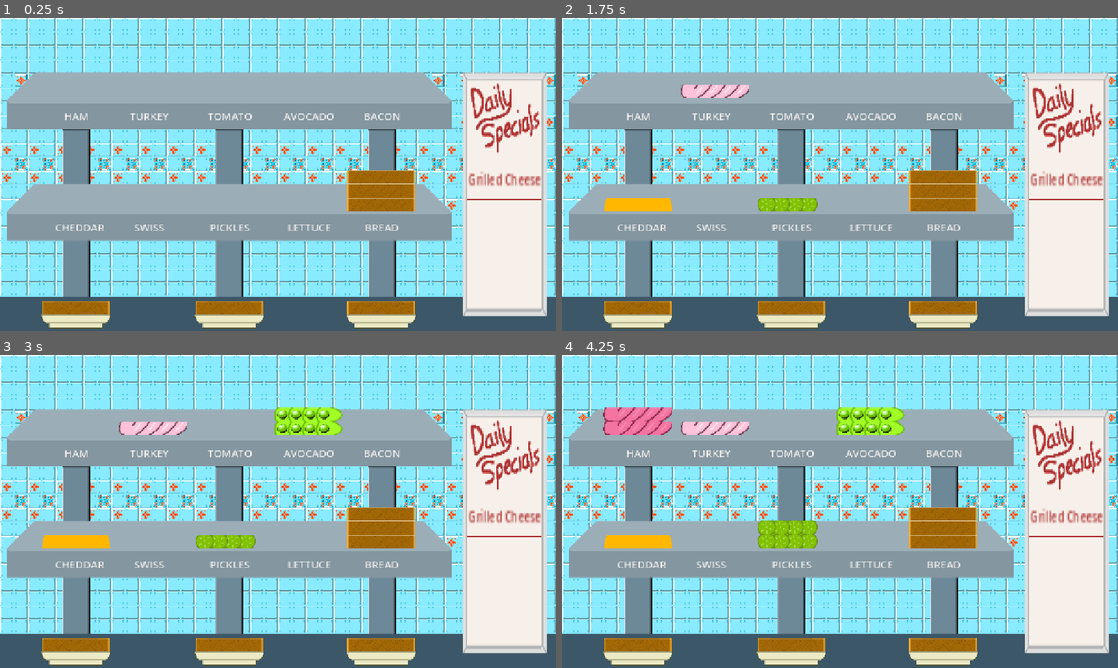
Above: before the commit, frames 1-4 (two rows, left to right).
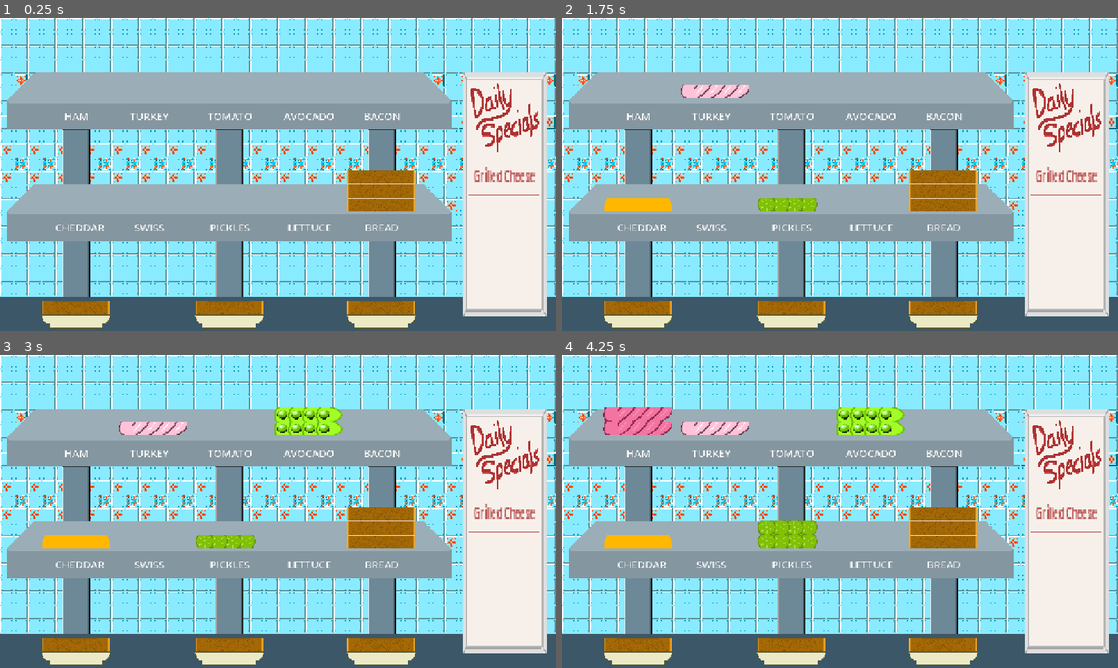
Above: after the commit, the same moments.

Repository: hachitomo/sandwich-slammer
Game: Godot game, scene res://scenes/game.tscn
The game is run twice, just before and just after one commit, with the same random seed, the same clock (stepped at 60 frames per second) and the same inputs.
Inputs:
- Up to frame 1 (0.25 s): no input
- Up to frame 2 (1.75 s): tap Enter (ui_accept) at 0.5, 0.77, 1.52 s; hold Right (ui_right) 0.53-1.28 s; hold Down (ui_down) from 1.28 s (still down)
- Up to frame 3 (3 s): tap Enter (ui_accept) at 2 s; release Down (ui_down) at 2.03 s; hold Right (ui_right) 2.03-2.78 s; hold Up (ui_up) from 2.78 s (still down)
- Up to frame 4 (4.25 s): tap Enter (ui_accept) at 3.02, 3.5, 3.77 s; release Up (ui_up) at 3.53 s; hold Left (ui_left) from 3.53 s (still down)

The runs differ from the first frame. In frame 1, 9.2% of the frame differs, in the area x 0-100%, y 0-99%; in frame 2, 9.3%; in frame 3, 9.5%; in frame 4, 9.6%.

Commit message:
Scoreboard reverse ordering and clipping fixed

Diff:
--- a/project.godot
+++ b/project.godot
@@ -54,6 +54,7 @@
 
 [rendering]
 
+textures/canvas_textures/default_texture_filter=0
 rendering_device/driver.windows="d3d12"
 renderer/rendering_method="gl_compatibility"
 renderer/rendering_method.mobile="gl_compatibility"
--- a/scenes/whiteboard.gd
+++ b/scenes/whiteboard.gd
@@ -1,7 +1,4 @@
 extends Node2D
-
-#TODO
-# Display order scores as they go out in the orders box
 
 var daily_special: Types.recipe
 
@@ -21,7 +18,15 @@
 	return Types.recipe_name(daily_special)
 
 func score(order: Order) -> void:
+	var lbl = Label.new()
+	lbl.text = Types.recipe_name(order.recipe_match) + ": " + str(order.get_total())
+	lbl.add_theme_color_override("font_color" , Color("#ac3232"))
+	lbl.add_theme_font_size_override("font_size", 8)
+	$Specials/Orders.add_child(lbl)
+	$Specials/Orders.move_child(lbl,0)
 
-	print("Order up!!!")
-	print(Types.recipe_name(order.recipe_match))
-	print("Score: ", order.base)
+func get_modifier_report(order: Order) -> String:
+	var result = ""
+	for mod in order.modifiers:
+		result  = result + Types.modifier_name(mod) + ": " + str(Types.modifier_bonus(mod)) + "\n"
+	return result
--- a/scenes/whiteboard.tscn
+++ b/scenes/whiteboard.tscn
@@ -22,15 +22,17 @@
 region_rect = Rect2(330, 342, 84, 57)
 
 [node name="Specials" type="VBoxContainer" parent="." unique_id=1276349011]
+clip_children = 2
+clip_contents = true
 offset_left = -42.0
 offset_top = -19.0
 offset_right = 40.0
-offset_bottom = 74.0
+offset_bottom = 70.0
 
 [node name="DailySpecial" type="Label" parent="Specials" unique_id=1559664848]
 layout_mode = 2
 theme_override_colors/font_color = Color(0.6745098, 0.19607843, 0.19607843, 1)
-theme_override_font_sizes/font_size = 12
+theme_override_font_sizes/font_size = 10
 horizontal_alignment = 1
 
 [node name="HSeparator" type="HSeparator" parent="Specials" unique_id=1219605247]
@@ -38,4 +40,5 @@
 theme_override_styles/separator = SubResource("StyleBoxLine_7us60")
 
 [node name="Orders" type="VBoxContainer" parent="Specials" unique_id=1995495848]
+clip_contents = true
 layout_mode = 2
--- a/scripts/order.gd
+++ b/scripts/order.gd
@@ -5,8 +5,15 @@
 var base: int
 var recipe_match: Types.recipe
 var modifiers: Array[Types.modifier]
+var total: int
 
 func _init() -> void:
 	base = 0
 	recipe_match = Types.recipe.NONE
 	modifiers = []
+	total = 0
+
+func get_total() -> int:
+	return self.base + \
+		Types.recipe_bonus(self.recipe_match) + \
+		modifiers.reduce(func(accum: int, mod: Types.modifier):return accum + Types.modifier_bonus(mod),0)
--- a/scripts/sandwich.gd
+++ b/scripts/sandwich.gd
@@ -50,14 +50,8 @@
 
 func get_recipe_match() -> Types.recipe:
 
-	if has_cheese() and not has_veg() and not has_cheese():
-		return Types.recipe.GRILLED_CHEESE
-
-	if layers.has(Types.ingredient_type.HAM) and layers.has(Types.ingredient_type.SWISS):
-		return Types.recipe.HAM_SWISS
-
-	if not layers.has(Types.ingredient_type.TURKEY) and [Types.ingredient_type.BACON,Types.ingredient_type.LETTUCE,Types.ingredient_type.TOMATO].all(func(igdt): return layers.has(igdt)):
-		return Types.recipe.BLT
+	if [Types.ingredient_type.TURKEY,Types.ingredient_type.AVOCADO,Types.ingredient_type.BACON,Types.ingredient_type.LETTUCE,Types.ingredient_type.TOMATO,Types.ingredient_type.SWISS,Types.ingredient_type.CHEDDAR].all(func(igdt): return layers.has(igdt)):
+		return Types.recipe.CREEKSIDE
 
 	if [Types.ingredient_type.BACON,Types.ingredient_type.LETTUCE,Types.ingredient_type.TOMATO].all(func(igdt): return layers.has(igdt)):
 		return Types.recipe.TURKEY_CLUB
@@ -66,8 +60,14 @@
 	if [Types.ingredient_type.HAM,Types.ingredient_type.SWISS,Types.ingredient_type.PICKLE].all(func(igdt): return layers.has(igdt)):
 		return Types.recipe.CUBANO
 
-	if [Types.ingredient_type.TURKEY,Types.ingredient_type.AVOCADO,Types.ingredient_type.BACON,Types.ingredient_type.LETTUCE,Types.ingredient_type.TOMATO,Types.ingredient_type.SWISS,Types.ingredient_type.CHEDDAR].all(func(igdt): return layers.has(igdt)):
-		return Types.recipe.CREEKSIDE
+	if not layers.has(Types.ingredient_type.TURKEY) and [Types.ingredient_type.BACON,Types.ingredient_type.LETTUCE,Types.ingredient_type.TOMATO].all(func(igdt): return layers.has(igdt)):
+		return Types.recipe.BLT
+
+	if layers.has(Types.ingredient_type.HAM) and layers.has(Types.ingredient_type.SWISS):
+		return Types.recipe.HAM_SWISS
+
+	if has_cheese() and not has_veg() and not has_meat():
+		return Types.recipe.GRILLED_CHEESE
 
 	return Types.recipe.NONE
 
